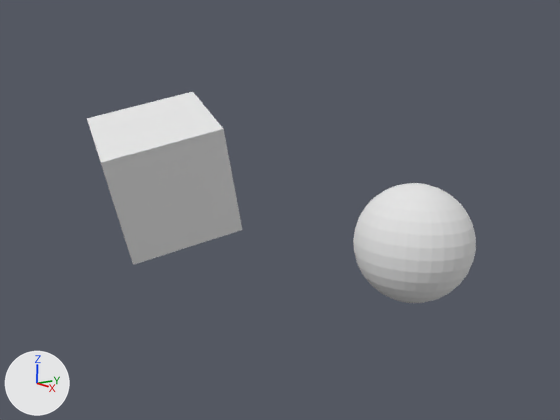
One commit to the Blender file ExampleScenes/CubanSphere/CubanSphere.blend: the scene before it, then after it.
Camera for both pictures: the file's camera 'Camera'. Every picture has the same lights, and +X, +Y and +Z are marked at lower left.

The first picture shows 'MrCube', 'Sphere'.
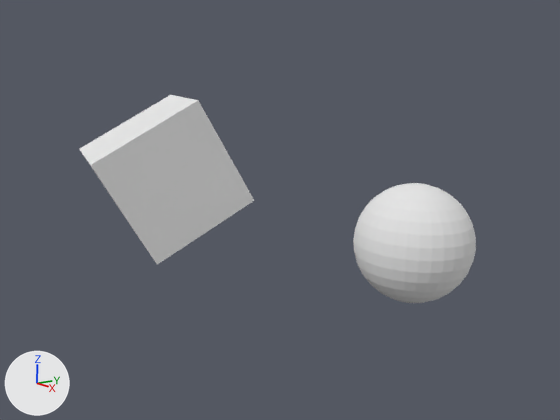
Diff of the bpy script that builds the scene:
```diff
--- a/ExampleScenes/CubanSphere/CubanSphere.blend.py
+++ b/ExampleScenes/CubanSphere/CubanSphere.blend.py
@@ ob_mrcube @@
 ob_mrcube.location = (1.56, -4.23, 1.36)
-ob_mrcube.rotation_euler = (0.262, 0.262, -0.262)  # degrees (15, 15, -15)
+ob_mrcube.rotation_euler = (0.524, 0.0, -0.262)  # degrees (30, 0, -15)
```

Where the change shows, as pixel boxes (x1, y1, x2, y2) in the pictures (560 x 420 px):
'MrCube', turned: before (87, 92, 242, 265); after (80, 95, 254, 264)
